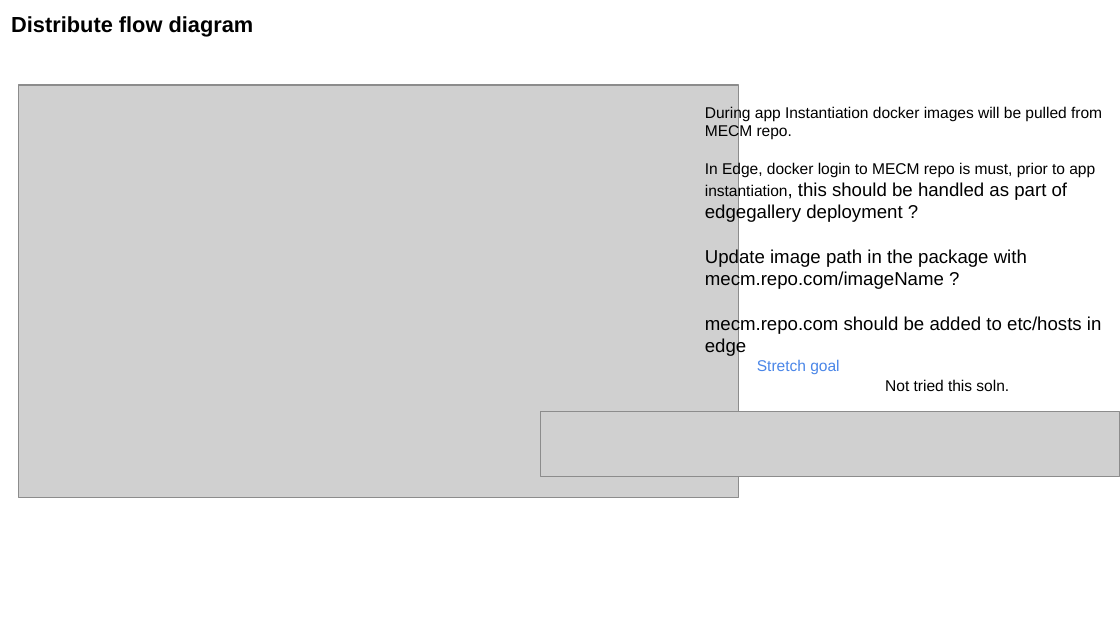
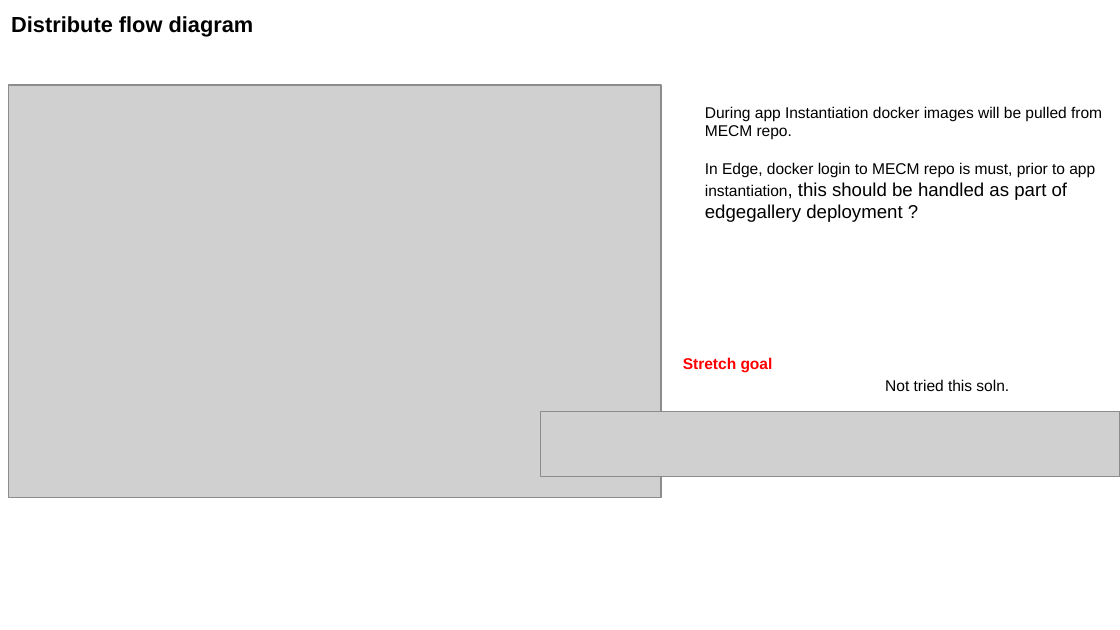
Before and after one commit to EdgeGallery/community, a slide deck: slide 4 of MECM PT/Release V1.1/Image Management-LLD.pptx. Drawn at 1120x630 pixels with LibreOffice and Linux fonts; fonts in the diff are those of the drawing; grey boxes stand for pictures. Boxes give left, top, right and bottom in pixels: in the first picture for what was removed or moved away, otherwise in the second. Text is boxed around its words. In the diff, an @@ line names an element or a change of style, - is before the commit and + after.

Commit message:
image mgmt lld update

```diff
--- a/MECM PT/Release V1.1/Image Management-LLD.pptx
+++ b/MECM PT/Release V1.1/Image Management-LLD.pptx
@@ picture: place and size @@
-picture at box(19, 85, 739, 497)
+picture at box(9, 85, 661, 497)
@@ text at box(705, 248, 1102, 357): paragraphs removed @@
-Update image path in the package with mecm.repo.com/imageName ?
-mecm.repo.com should be added to etc/hosts in edge
@@ text "Stretch goal": place and size @@
-text "Stretch goal" at box(757, 359, 839, 374)
+text "Stretch goal" at box(683, 357, 773, 372)
@@ text "Stretch goal" at box(683, 357, 773, 372): text colour #4A86E8 to #FF0000, bold on @@
```
Also in this commit, not shown: 5 other slides changed, 3 slides added.
